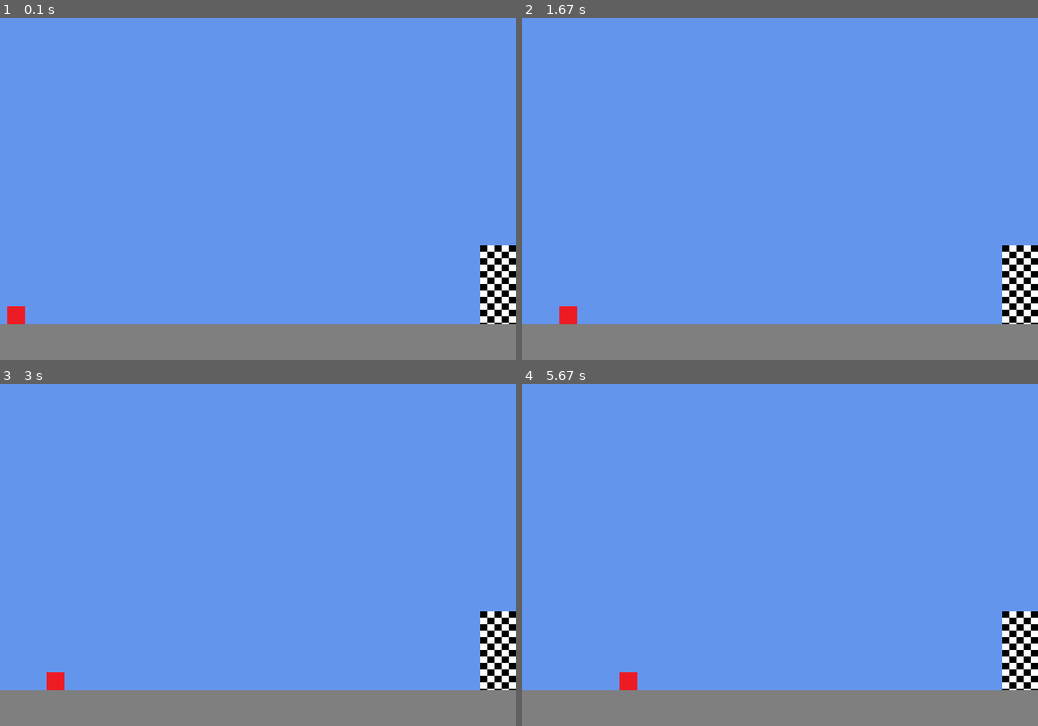
Above: before the commit, frames 1-4 (two rows, left to right).
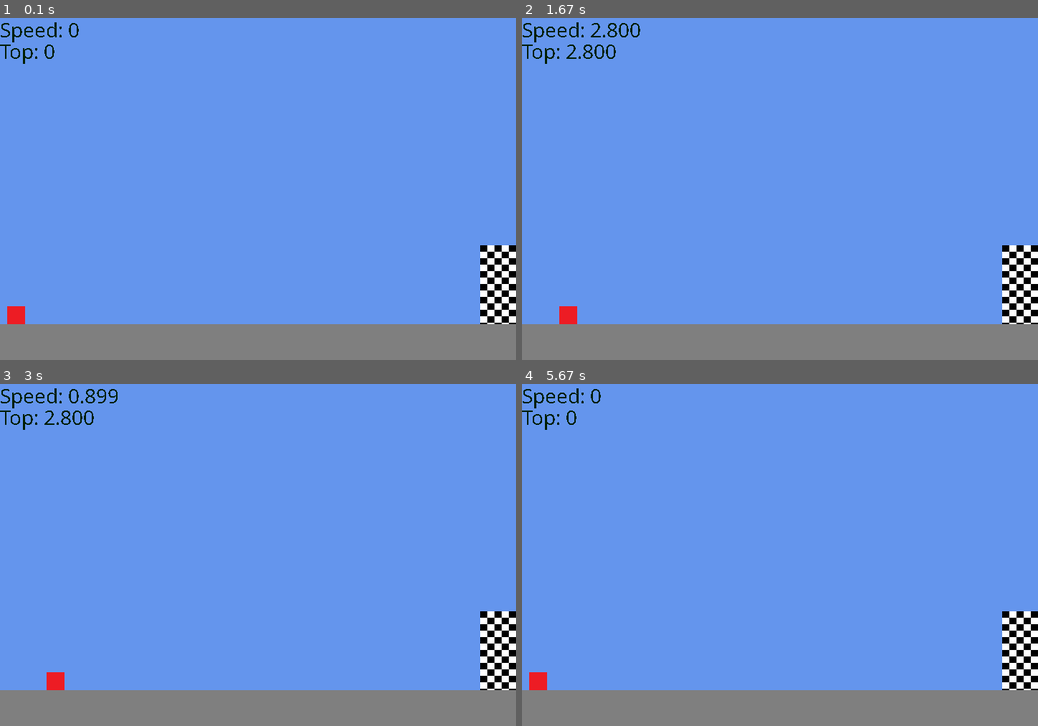
Above: after the commit, the same moments.

Repository: bretcolloff/pygame_base
Game: pygame game, started from game.py
Two runs of this game, one before a commit and one after it. Both use one fixed random seed, a clock stepped at 60 frames per second and the inputs below.
Inputs:
- Up to frame 1 (0.1 s): no input
- Up to frame 2 (1.67 s): tap Space at 0.33 s; hold Right 0.67-1.13 s; hold Right 1.17-1.63 s
- Up to frame 3 (3 s): hold Left 1.67-2.2 s; hold Right from 2.67 s (still down)
- Up to frame 4 (5.67 s): release Right at 3.3 s; hold Left 3.33-3.8 s; hold Right 3.83-4.3 s; hold Right 4.33-4.8 s; hold Left 4.83-5.37 s; tap Space at 5.4 s

The runs differ from the first frame. In frame 1, 0.3% of the frame differs, in the area x 0-16%, y 1-14%; in frame 2, 0.5%; in frame 3, 0.5%; in frame 4, 0.7%, in the area x 0-23%, y 1-90%.

Commit message:
Added resetting and some scoring.

Diff:
--- a/engine/gamebase.py
+++ b/engine/gamebase.py
@@ -10,15 +10,19 @@
         self.inputHandler = None
         self.config = config
         self.clock = clock
+        self.datafile = ""
+        self.input_map = []
 
     def initialise(self, data):
+        self.datafile = data
         self.entityManager = EntityManager()
         self.entityManager.load(data)
 
         self.inputHandler = InputHandler()
 
     def handle_input(self):
-        self.inputHandler.apply_input(pygame.key.get_pressed())
+        self.input_map = pygame.key.get_pressed()
+        self.inputHandler.apply_input(self.input_map)
 
     def update(self):
         self.clock.tick(30)
@@ -26,6 +30,9 @@
         for entity in self.entityManager.entities:
             entity.update()
 
-    def render(self, screen):
+    def render(self, screen, font):
         for entity in self.entityManager.entities:
             entity.render(screen)
+
+    def reset(self):
+        self.initialise(self.datafile)
--- a/game.py
+++ b/game.py
@@ -3,8 +3,9 @@
 from engine.config import *
 from game.game import Game
 
-# initialize pygame
+# initialize pygame.
 pygame.init()
+pygame.font.init()
 
 # Load config and set window parameters.
 config = Config('resources/data/config.json')
@@ -14,7 +15,10 @@
 # initialize clock.
 clock = pygame.time.Clock()
 
-# Initialize game
+# Load in a font.
+font = pygame.font.SysFont("Comic Sans MS", 30)
+
+# Initialize game.
 game = Game(config, clock)
 game.initialise('resources/data/data.json')
 
@@ -30,7 +34,7 @@
     game.update()
 
     screen.fill((100, 149, 237))
-    game.render(screen)
+    game.render(screen, font)
 
     pygame.display.update()
 
--- a/game/game.py
+++ b/game/game.py
@@ -1,28 +1,50 @@
 from engine.gamebase import GameBase
-
+import pygame
 
 class Game(GameBase):
     def __init__(self, config, clock):
         GameBase.__init__(self, config, clock)
 
         self.car = None
+        self.topSpeed = 0
+        self.success = True
 
     def initialise(self, data):
         GameBase.initialise(self, data)
 
+        self.topSpeed = 0
+        self.success = True
         self.car = self.entityManager.find_entity("car")
         self.inputHandler.set_focus(self.car)
 
     def handle_input(self):
         GameBase.handle_input(self)
 
+        if self.input_map[pygame.K_SPACE]:
+            self.reset()
+
     def update(self):
         GameBase.update(self)
 
+        if self.car.velocity > self.topSpeed:
+            self.topSpeed = self.car.velocity
+
         # Stop the car from falling off the edge.
-        if self.car.x > self.config.width - self.car.width:
+        if self.car.x > self.config.width - 75: # The width of the wall
             self.car.velocity = 0
-            self.car.x = self.config.width - self.car.width
+            self.success = False
 
-    def render(self, screen):
-        GameBase.render(self, screen)
+    def render(self, screen, font):
+        GameBase.render(self, screen, font)
+
+        # Render text
+        textsurface = font.render('Speed: ' + str(self.car.velocity)[:5], False, (0, 30, 0))
+        screen.blit(textsurface, (0, 0))
+        textsurface = font.render('Top: ' + str(self.topSpeed)[:5], False, (0, 30, 0))
+        screen.blit(textsurface, (0, 30))
+        if not self.success:
+            textsurface = font.render('Failed', False, (255, 0, 0))
+            screen.blit(textsurface, (350, 0))
+
+    def reset(self):
+        self.initialise(self.datafile)
